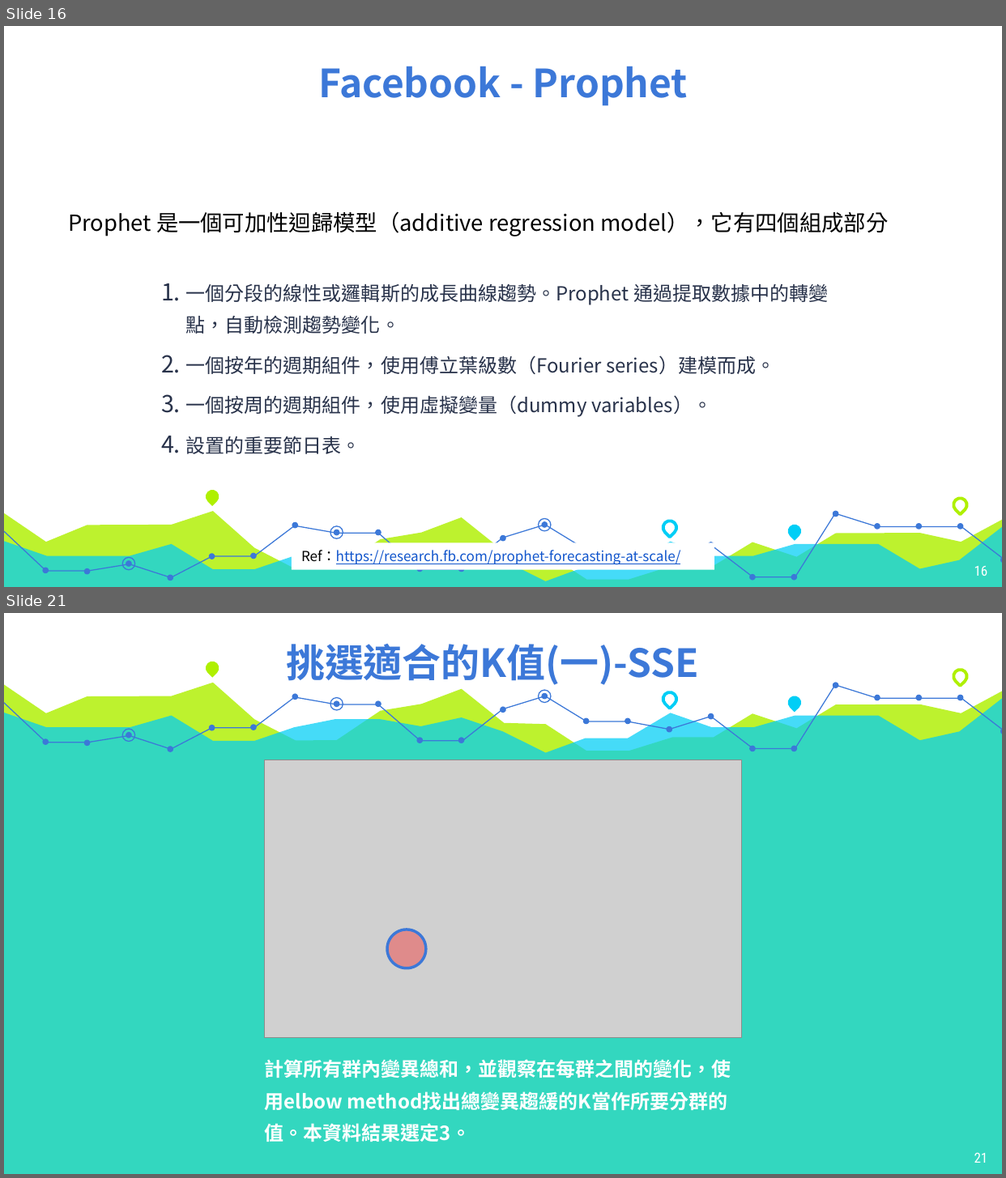
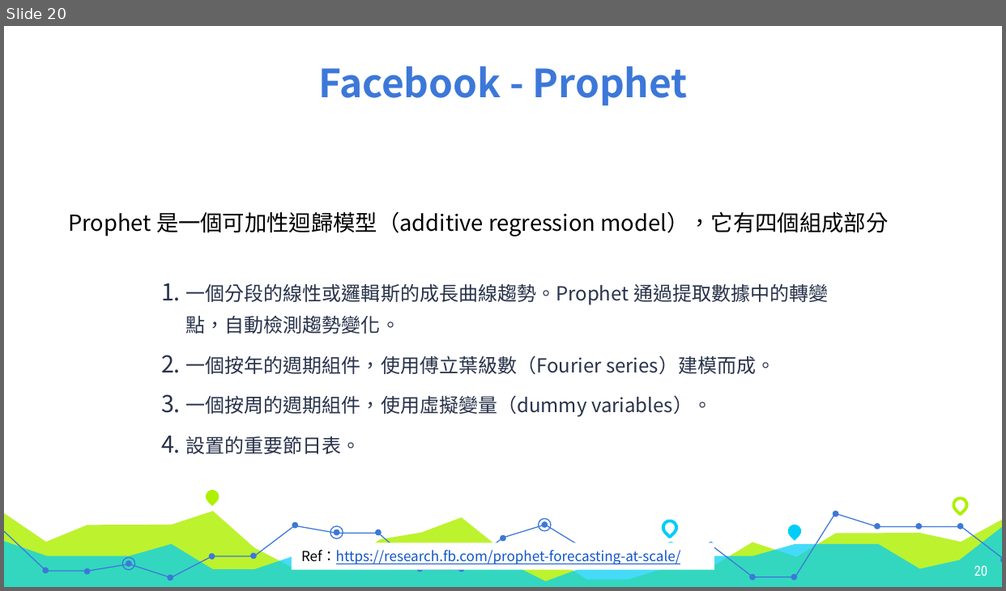
Before and after one commit to acer2265848/M5_Cathay, a slide deck: m5_report.pptx. Shown one above the other, each under a label of ours: slides 16 and 21 before the commit, slide 20 after it; the slides between them are not shown. The pictures are 1006x1178 and 1006x591 pixels, drawn with LibreOffice and Linux fonts; fonts in the diff are those of the drawing; grey boxes stand for pictures. Boxes give left, top, right and bottom in pixels: in the first picture for what was removed or moved away, otherwise in the second. Text is boxed around its words. In the diff, an @@ line names an element or a change of style, - is before the commit and + after.

```diff
--- a/m5_report.pptx
+++ b/m5_report.pptx
@@ slide 21 removed at <box>4,613,1002,1174</box>, background #FFFFFF @@
@@ teardrop removed at <box>203,658,221,676</box> @@
@@ text removed at <box>286,644,699,685</box> @@
-挑選適合的K值(一)-SSE
@@ freeform shape removed at <box>4,683,1002,1174</box> @@
@@ freeform shape removed at <box>462,683,835,749</box> @@
@@ freeform shape removed at <box>836,685,1002,730</box> @@
@@ teardrop removed at <box>950,667,969,686</box> @@
@@ freeform shape removed at <box>4,696,1002,1174</box> @@
@@ freeform shape removed at <box>4,696,462,749</box> @@
@@ ellipse removed at <box>330,698,343,711</box> @@
@@ ellipse removed at <box>538,690,551,703</box> @@
@@ teardrop removed at <box>660,689,678,708</box> @@
@@ teardrop removed at <box>785,693,803,712</box> @@
@@ ellipse removed at <box>123,729,136,742</box> @@
@@ group removed at <box>43,682,1002,752</box>: 24 ellipses @@
@@ picture removed at <box>265,760,743,1037</box> @@
@@ ellipse removed at <box>387,930,426,969</box> @@
@@ text removed at <box>265,1059,731,1142</box> @@
-計算所有群內變異總和，並觀察在每群之間的變化，使用elbow method找出總變異趨緩的K當作所要分群的值。本資料結果選定3。
@@ page number removed at <box>974,1152,988,1163</box> @@
-21
@@ what was slide 16 is now slide 20 @@
@@ page number at <box>974,565,988,576</box>: text changed @@
-16
+20
```
Also in this commit, not shown: 8 slides changed, 8 slides added, 12 other slides removed, 7 other files.
